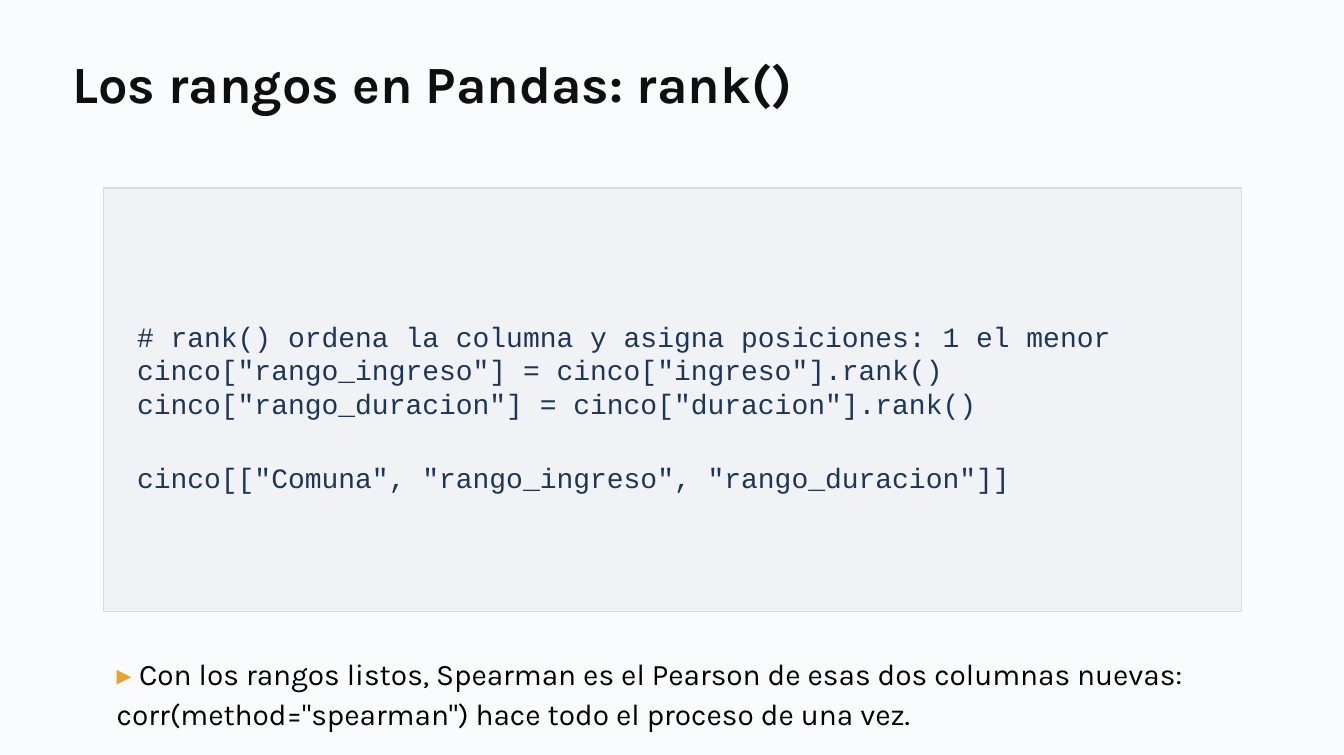
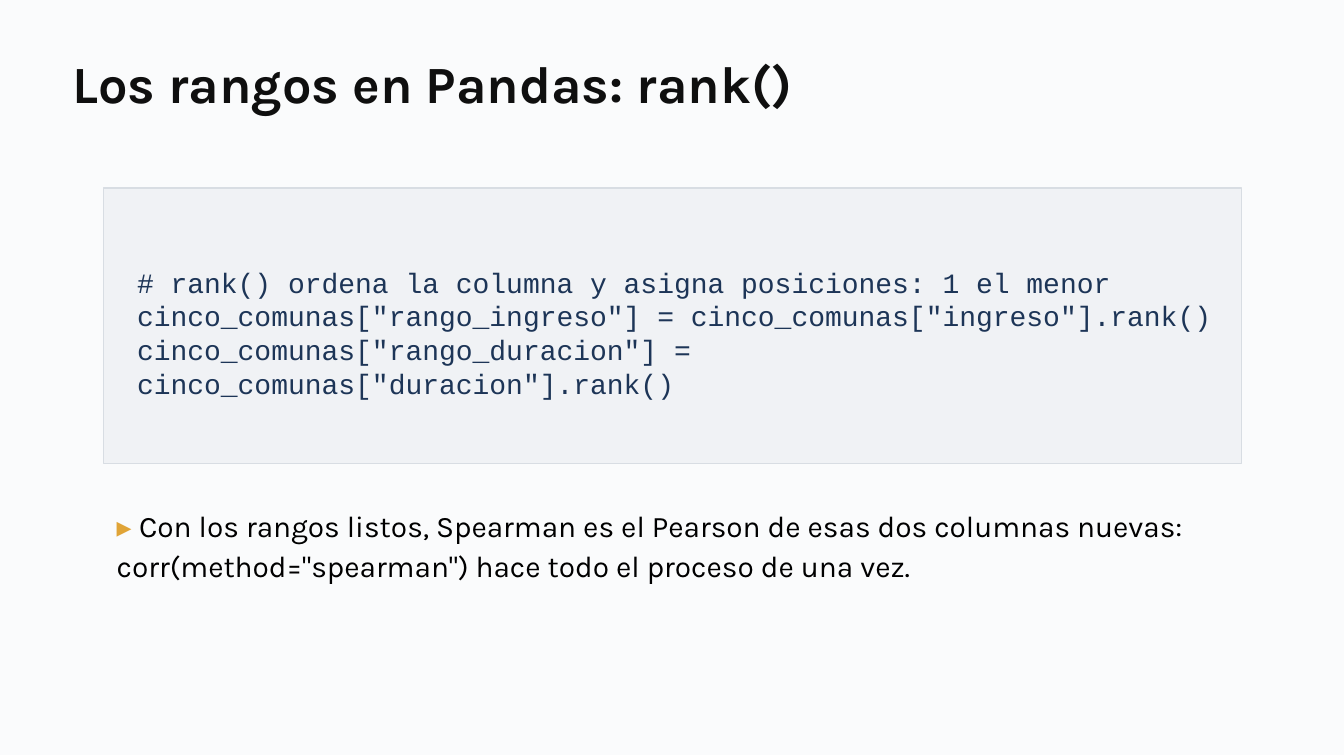
Before and after one commit to daniopitz/diplomado-cdd, a slide deck: slide 18 of presentaciones/clase03_eda_bivariado.pptx. Drawn at 1344x755 pixels with LibreOffice and Linux fonts; fonts in the diff are those of the drawing. Boxes give left, top, right and bottom in pixels: in the first picture for what was removed or moved away, otherwise in the second. Text is boxed around its words. In the diff, an @@ line names an element or a change of style, - is before the commit and + after.

```diff
--- a/presentaciones/clase03_eda_bivariado.pptx
+++ b/presentaciones/clase03_eda_bivariado.pptx
@@ rectangle "# rank() ordena la columna ...": place and size @@
-rectangle "# rank() ordena la columna ..." at [103,188,1242,612]
+rectangle "# rank() ordena la columna ..." at [103,188,1242,464]
@@ text in rectangle at [137,307,1211,400]: text changed @@
-cinco["rango_ingreso"] = cinco["ingreso"].rank()
-cinco["rango_duracion"] = cinco["duracion"].rank()
-cinco[["Comuna", "rango_ingreso", "rango_duracion"]]
+cinco_comunas["rango_ingreso"] = cinco_comunas["ingreso"].rank()
+cinco_comunas["rango_duracion"] = cinco_comunas["duracion"].rank()
@@ text "▸ Con los rangos listos, ...": place and size @@
-text "▸ Con los rangos listos, ..." at [117,664,1182,732]
+text "▸ Con los rangos listos, ..." at [117,516,1182,584]
```
Also in this commit, not shown: 7 other slides changed, 5 slides added, 1 slide removed, 3 other files.
